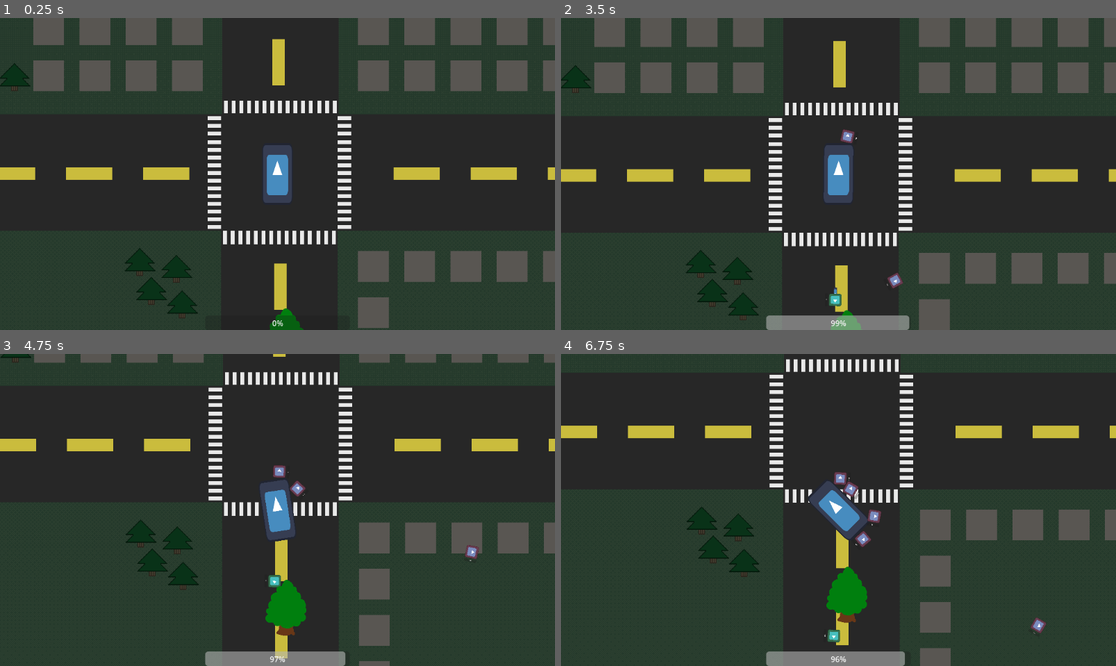
Above: before the commit, frames 1-4 (two rows, left to right).
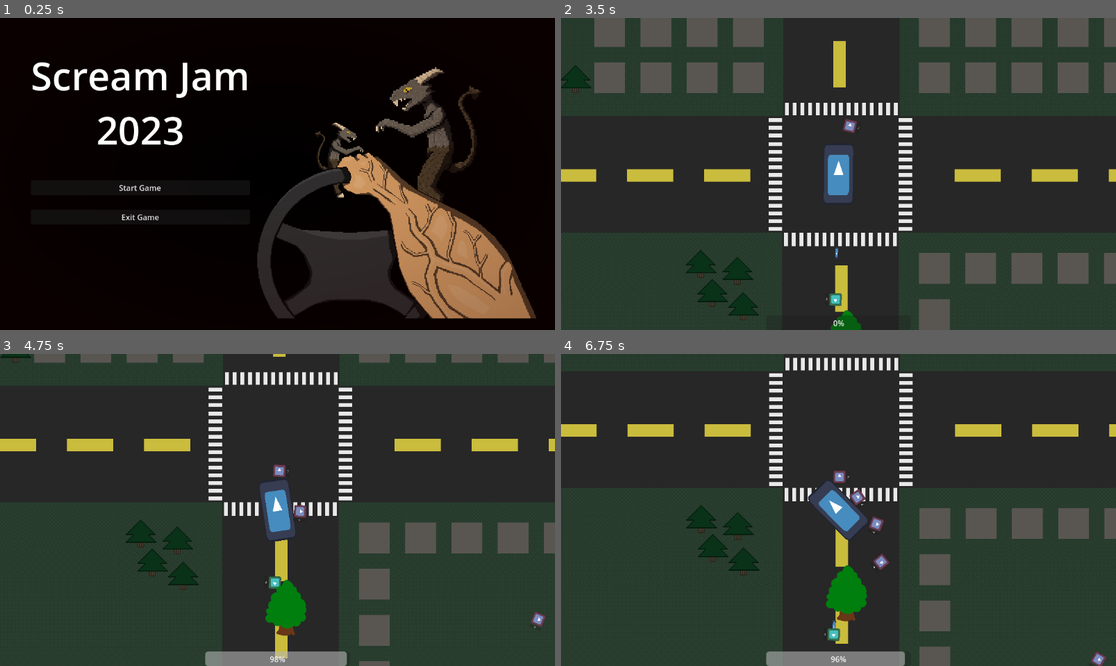
Above: after the commit, the same moments.

Repository: LeBulldoge/torqueterror
Game: Godot game, scene res://ui/main_menu.tscn
Two runs of this game, one before a commit and one after it. Both use one fixed random seed, a clock stepped at 60 frames per second and the inputs below. Before the commit the project starts from res://main.tscn. The engine's default icon, where the game draws it, is replaced by a stand-in: a white triangle on a blue panel in a dark square.
Inputs (mouse positions are in pixels of both pictures, inside the frame that each line leads up to):
- Up to frame 1 (0.25 s): no input
- Up to frame 2 (3.5 s): click (699, 186) at 0.5 s, where only the run after the commit has a clickable "Start Game"; hold D (steer_right) 1.28-2.03 s; tap S (decelerate) at 1.35, 2.1, 2.85 s; hold A (steer_left) 2.03-2.78 s; hold D (steer_right) from 2.78 s (still down)
- Up to frame 3 (4.75 s): release D (steer_right) at 3.53 s; hold W (accelerate) 3.53-4.28 s; tap S (decelerate) at 3.6, 4.35 s; hold A (steer_left) from 4.28 s (still down)
- Up to frame 4 (6.75 s): tap S (decelerate) at 5.1, 5.85, 6.6 s; release A (steer_left) at 6.53 s; hold D (steer_right) from 6.53 s (still down)

The runs differ from the first frame. In frame 1, 92% of the frame differs, in the area x 0-100%, y 0-100%; in frame 2, 1.5%; in frame 3, 0.5%; in frame 4, 3.6%.

Commit message:
Added a main menu

Diff:
--- a/project.godot
+++ b/project.godot
@@ -11,7 +11,7 @@
 [application]
 
 config/name="screamjam2023"
-run/main_scene="res://main.tscn"
+run/main_scene="res://ui/main_menu.tscn"
 config/features=PackedStringArray("4.1", "GL Compatibility")
 config/icon="res://icon.svg"
 
--- /dev/null
+++ b/ui/main_menu.gd
@@ -0,0 +1,11 @@
+extends Control
+
+var game_scene = preload("res://main.tscn")
+
+
+func _on_start_button_pressed():
+    get_tree().change_scene_to_packed(game_scene)
+
+
+func _on_exit_button_pressed():
+    get_tree().quit()
--- /dev/null
+++ b/ui/main_menu.gdshader
@@ -0,0 +1,7 @@
+shader_type canvas_item;
+
+
+void fragment() {
+    float d = distance(vec2(0.5), UV) * (sin(TIME) + 0.2);
+    COLOR = mix(vec4(0.2, 0.0, 0.0, 0.0), vec4(0.0, 0.0, 0.0, 1.0), d);
+}
--- /dev/null
+++ b/ui/main_menu.tscn
@@ -0,0 +1,112 @@
+[gd_scene load_steps=8 format=3 uid="uid://bh662wb7pp7hj"]
+
+[ext_resource type="Texture2D" uid="uid://7kwyat10geme" path="res://sprites/arm.png" id="1_4iuhq"]
+[ext_resource type="Script" path="res://ui/main_menu.gd" id="1_lwrlq"]
+[ext_resource type="Texture2D" uid="uid://dk4pwtbpqlyf6" path="res://sprites/enemy.png" id="2_21066"]
+[ext_resource type="Shader" path="res://ui/main_menu.gdshader" id="3_13nss"]
+
+[sub_resource type="AtlasTexture" id="AtlasTexture_xxp55"]
+atlas = ExtResource("2_21066")
+region = Rect2(0, 0, 72, 107)
+
+[sub_resource type="AtlasTexture" id="AtlasTexture_r08h0"]
+atlas = ExtResource("1_4iuhq")
+region = Rect2(0, 0, 400, 232)
+
+[sub_resource type="ShaderMaterial" id="ShaderMaterial_7un8h"]
+shader = ExtResource("3_13nss")
+
+[node name="Main Menu" type="Control"]
+layout_mode = 3
+anchors_preset = 15
+anchor_right = 1.0
+anchor_bottom = 1.0
+grow_horizontal = 2
+grow_vertical = 2
+script = ExtResource("1_lwrlq")
+
+[node name="ColorRect" type="ColorRect" parent="."]
+layout_mode = 1
+anchors_preset = 15
+anchor_right = 1.0
+anchor_bottom = 1.0
+grow_horizontal = 2
+grow_vertical = 2
+color = Color(0, 0, 0, 1)
+
+[node name="TextureRect3" type="TextureRect" parent="."]
+layout_mode = 0
+offset_left = 650.0
+offset_top = 214.0
+offset_right = 796.0
+offset_bottom = 374.0
+texture = SubResource("AtlasTexture_xxp55")
+stretch_mode = 4
+flip_h = true
+
+[node name="TextureRect2" type="TextureRect" parent="."]
+layout_mode = 0
+offset_left = 774.0
+offset_top = 96.0
+offset_right = 1007.0
+offset_bottom = 441.0
+texture = SubResource("AtlasTexture_xxp55")
+stretch_mode = 4
+
+[node name="TextureRect" type="TextureRect" parent="."]
+layout_mode = 0
+offset_left = 533.0
+offset_top = 279.0
+offset_right = 1128.0
+offset_bottom = 624.0
+texture = SubResource("AtlasTexture_r08h0")
+
+[node name="ColorRect2" type="ColorRect" parent="."]
+material = SubResource("ShaderMaterial_7un8h")
+layout_mode = 1
+anchors_preset = 15
+anchor_right = 1.0
+anchor_bottom = 1.0
+grow_horizontal = 2
+grow_vertical = 2
+color = Color(0, 0, 0, 0.333333)
+
+[node name="MarginContainer" type="MarginContainer" parent="."]
+layout_mode = 1
+anchors_preset = 15
+anchor_right = 1.0
+anchor_bottom = 1.0
+grow_horizontal = 2
+grow_vertical = 2
+theme_override_constants/margin_left = 64
+theme_override_constants/margin_top = 64
+theme_override_constants/margin_right = 64
+theme_override_constants/margin_bottom = 64
+
+[node name="VBoxContainer" type="VBoxContainer" parent="MarginContainer"]
+layout_mode = 2
+size_flags_horizontal = 0
+theme_override_constants/separation = 50
+
+[node name="Title" type="Label" parent="MarginContainer/VBoxContainer"]
+layout_mode = 2
+theme_override_font_sizes/font_size = 80
+text = "Scream Jam
+2023"
+horizontal_alignment = 1
+vertical_alignment = 1
+
+[node name="Menu" type="VBoxContainer" parent="MarginContainer/VBoxContainer"]
+layout_mode = 2
+theme_override_constants/separation = 30
+
+[node name="StartButton" type="Button" parent="MarginContainer/VBoxContainer/Menu"]
+layout_mode = 2
+text = "Start Game"
+
+[node name="ExitButton" type="Button" parent="MarginContainer/VBoxContainer/Menu"]
+layout_mode = 2
+text = "Exit Game"
+
+[connection signal="pressed" from="MarginContainer/VBoxContainer/Menu/StartButton" to="." method="_on_start_button_pressed"]
+[connection signal="pressed" from="MarginContainer/VBoxContainer/Menu/ExitButton" to="." method="_on_exit_button_pressed"]
Binary file added: sprites/arm.png
Not shown, added: sprites/arm.png.import
Binary file added: sprites/enemy.png
Not shown, added: sprites/enemy.png.import
